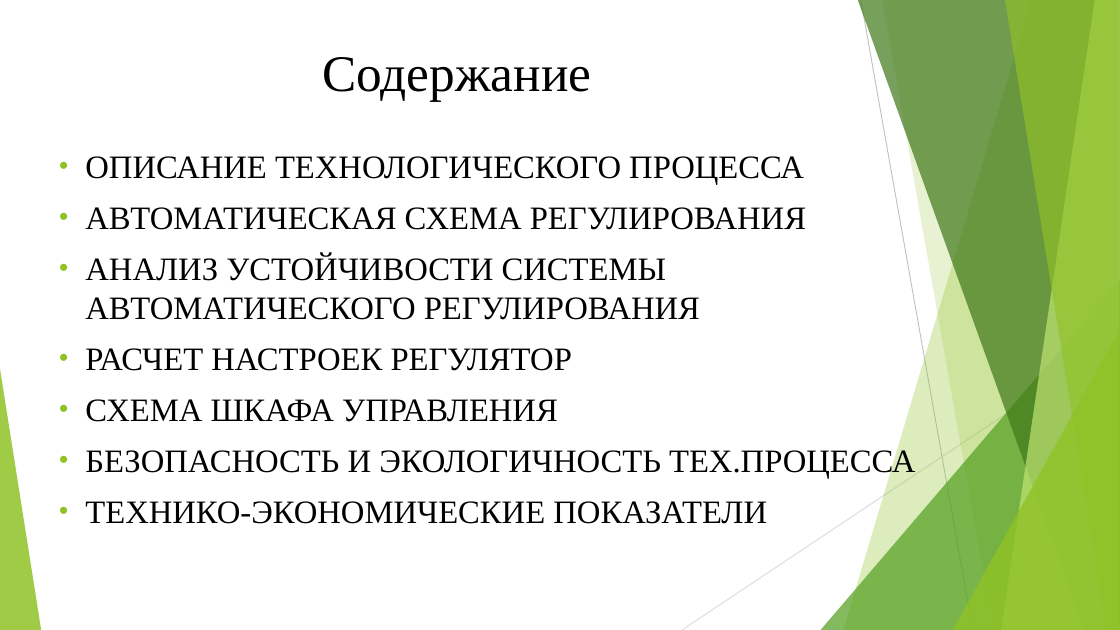
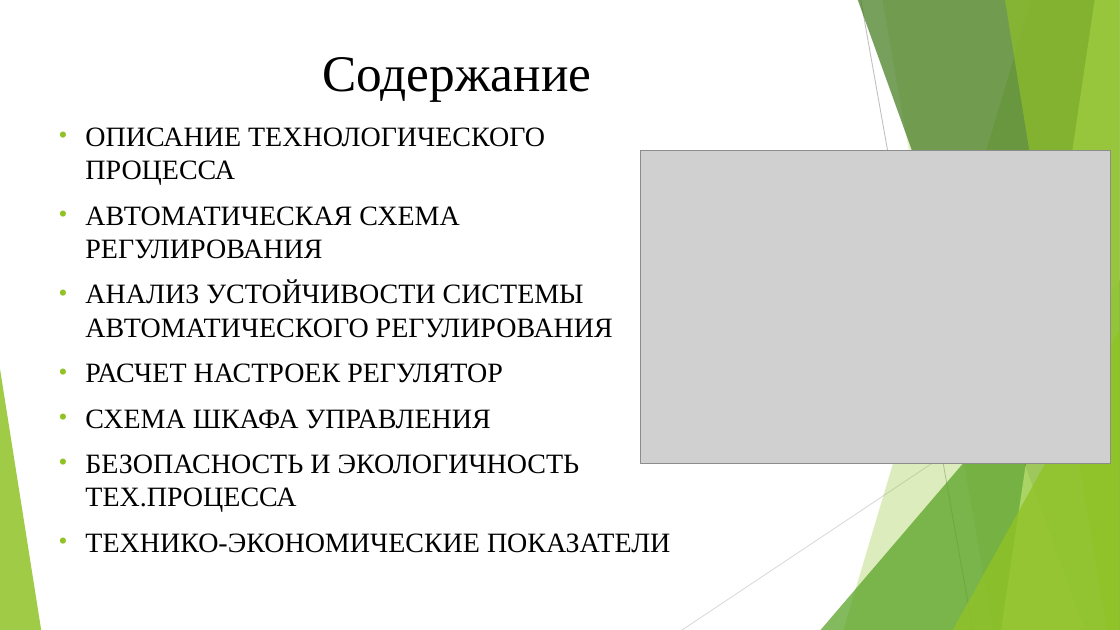
Before and after one commit to David2261/Scheme_Automation, a slide deck: slide 2 of 2023/Диплом/Рома Павлов/Презентация Рома.pptx. Drawn at 1120x630 pixels with LibreOffice and Linux fonts; fonts in the diff are those of the drawing; grey boxes stand for pictures. Boxes give left, top, right and bottom in pixels: in the first picture for what was removed or moved away, otherwise in the second. Text is boxed around its words. In the diff, an @@ line names an element or a change of style, - is before the commit and + after.

```diff
--- a/2023/Диплом/Рома Павлов/Презентация Рома.pptx
+++ b/2023/Диплом/Рома Павлов/Презентация Рома.pptx
@@ text "ОПИСАНИЕ ТЕХНОЛОГИЧЕСКОГО ПРОЦЕССА" at (x1=85, y1=127, x2=670, y2=553): size 28 to 24 pt @@
@@ picture added at (x1=640, y1=150, x2=1111, y2=464) @@
```
Also in this commit, not shown: 1 slide removed, 16 other files.
